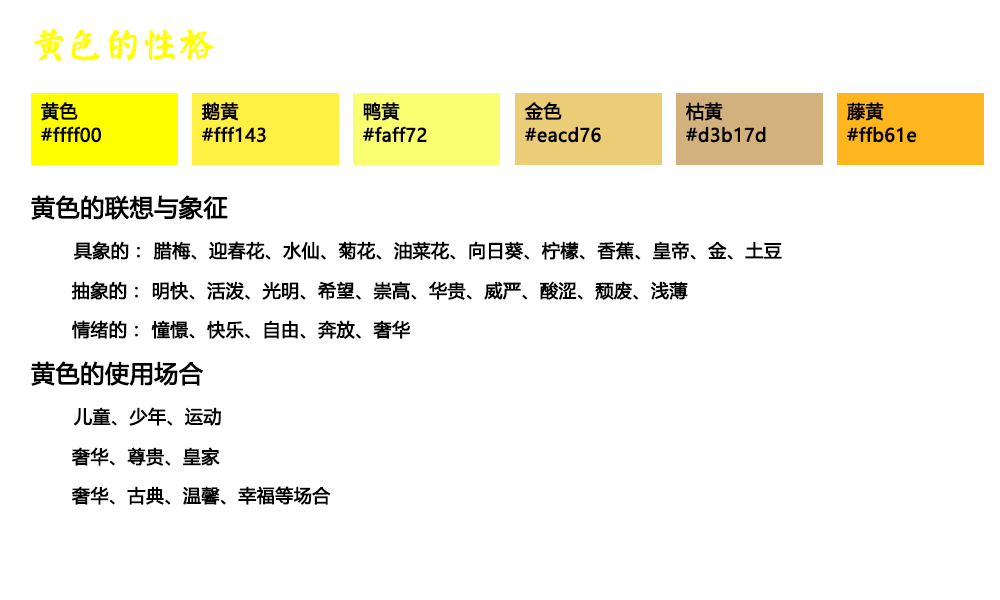
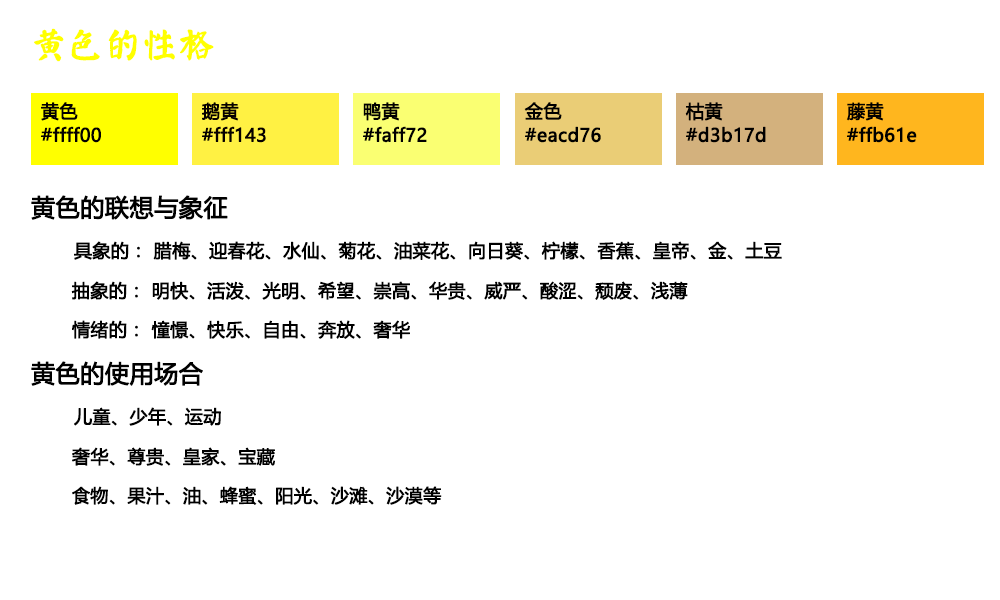
Layers edited between the first and the second 1000×600 image:
renamed "奢华、古典、温馨、幸福等场合" to "食物、果汁、油、蜂蜜、阳光、沙滩、沙漠等", painted on it over [72,486,442,505]
renamed "奢华、尊贵、皇家" to "奢华、尊贵、皇家、宝藏", painted on it over [220,447,275,466]
